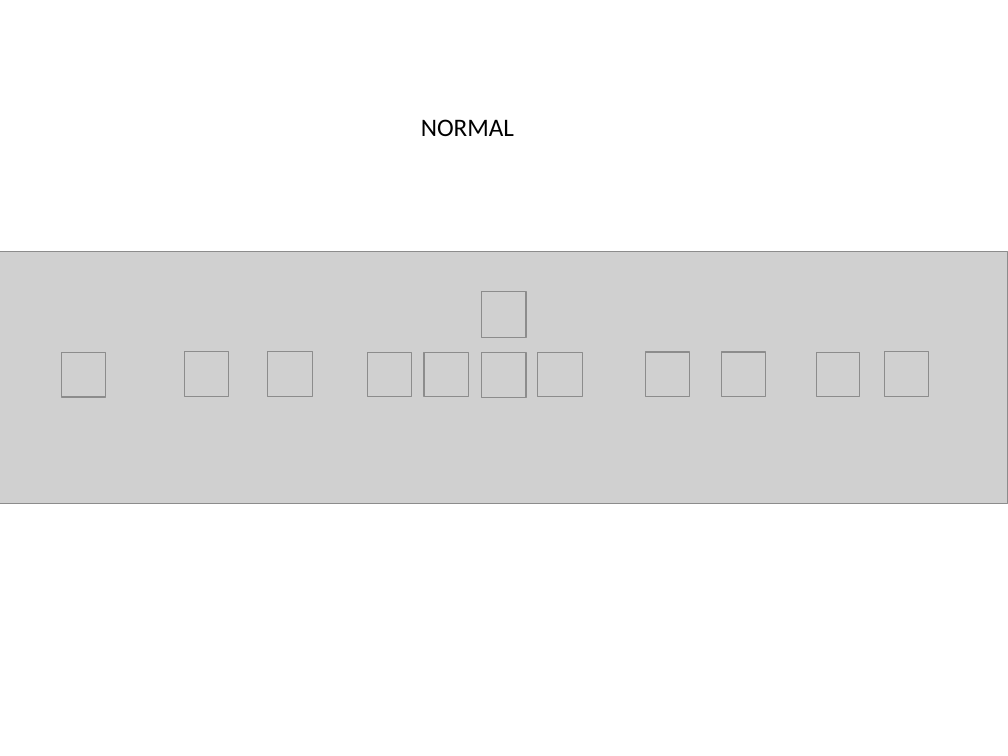
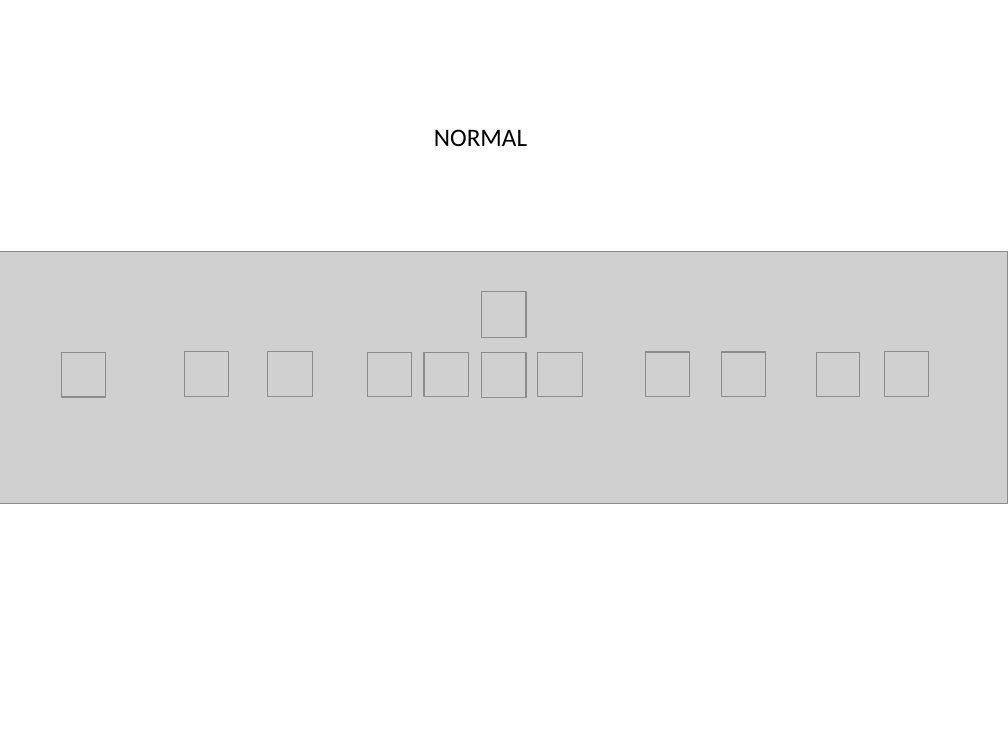
Before and after one commit to etayki/heyDude, a slide deck: slide 1 of GraphicDesign.pptx. Drawn at 1008x756 pixels with LibreOffice and Linux fonts; fonts in the diff are those of the drawing; grey boxes stand for pictures. Boxes give left, top, right and bottom in pixels: in the first picture for what was removed or moved away, otherwise in the second. Text is boxed around its words. In the diff, an @@ line names an element or a change of style, - is before the commit and + after.

```diff
--- a/GraphicDesign.pptx
+++ b/GraphicDesign.pptx
@@ text "NORMAL" moved from (x1=421, y1=119, x2=514, y2=136) to (x1=434, y1=129, x2=527, y2=146) @@
```
Also in this commit, not shown: 2 other slides changed, 1 slide added, 1 slide removed.
